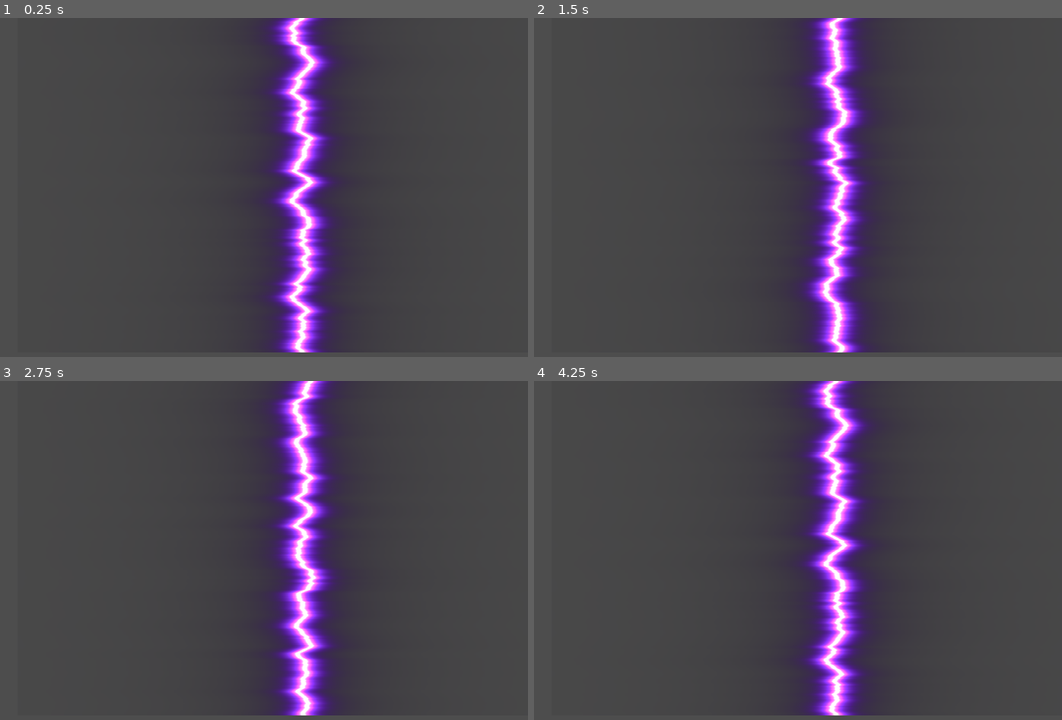
Above: before the commit, frames 1-4 (two rows, left to right).
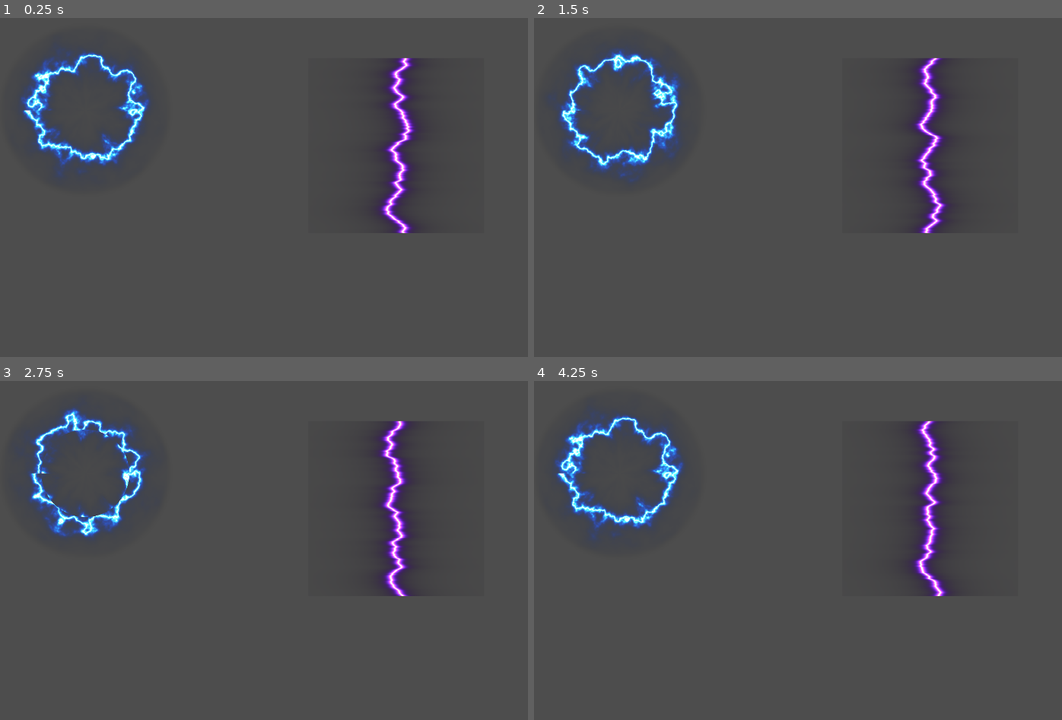
Above: after the commit, the same moments.

Repository: MaulIshak/gamedev-tv
Game: Godot game, scene res://scenes/test.tscn
Same seed, same stepped clock (60 frames per second), same inputs: the game is played once before the commit and once after it. The project has no main scene, so this scene is started directly.
Inputs:
- Up to frame 1 (0.25 s): no input
- Up to frame 2 (1.5 s): hold D (move_right) 0.53-1.28 s; tap Shift (dash) at 0.6, 1.35 s; hold S (move_down) from 1.28 s (still down)
- Up to frame 3 (2.75 s): release S (move_down) at 2.03 s; hold D (move_right) from 2.03 s (still down); tap Shift (dash) at 2.1 s
- Up to frame 4 (4.25 s): release D (move_right) at 2.78 s; hold W (move_up) 2.78-3.53 s; tap Shift (dash) at 2.85, 3.6 s; hold A (move_left) from 3.53 s (still down)

The runs differ from the first frame. In frame 1, 21% of the frame differs, in the area x 3-80%, y 0-99%; in frame 2, 21%; in frame 3, 21%; in frame 4, 21%.

Commit message:
add shockwave shaders

Diff:
--- a/scenes/test.tscn
+++ b/scenes/test.tscn
@@ -1,6 +1,7 @@
 [gd_scene format=3 uid="uid://b3ys4uk5o00ik"]
 
-[ext_resource type="Shader" uid="uid://d3uu24ue8xkaa" path="res://shaders/lightning.gdshader" id="1_errlg"]
+[ext_resource type="Shader" uid="uid://cdg5kdd52iduf" path="res://shaders/shockwave.gdshader" id="1_errlg"]
+[ext_resource type="Shader" uid="uid://d3uu24ue8xkaa" path="res://shaders/lightning.gdshader" id="2_bl13t"]
 
 [sub_resource type="FastNoiseLite" id="FastNoiseLite_errlg"]
 
@@ -11,12 +12,12 @@
 
 [sub_resource type="ShaderMaterial" id="ShaderMaterial_bl13t"]
 shader = ExtResource("1_errlg")
+shader_parameter/glow_color = Color(0.2, 0.6, 2, 1)
+shader_parameter/progress = 0.5750000273125
+shader_parameter/ring_thickness = 0.0150000007125
 shader_parameter/noise_texture = SubResource("NoiseTexture2D_bl13t")
-shader_parameter/lightning_color = Color(0.5, 0.1, 1, 1)
-shader_parameter/speed = 0.75
-shader_parameter/amplitude = 0.05
-shader_parameter/core_thickness = 0.002
-shader_parameter/glow_strength = 0.015
+shader_parameter/distortion_strength = 0.15
+shader_parameter/time_scale = 3.0
 
 [sub_resource type="Gradient" id="Gradient_iyx0m"]
 colors = PackedColorArray(1, 1, 1, 1, 1, 1, 1, 1)
@@ -24,11 +25,31 @@
 [sub_resource type="GradientTexture2D" id="GradientTexture2D_74lek"]
 gradient = SubResource("Gradient_iyx0m")
 
+[sub_resource type="FastNoiseLite" id="FastNoiseLite_bl13t"]
+
+[sub_resource type="NoiseTexture2D" id="NoiseTexture2D_iyx0m"]
+noise = SubResource("FastNoiseLite_bl13t")
+
+[sub_resource type="ShaderMaterial" id="ShaderMaterial_iyx0m"]
+shader = ExtResource("2_bl13t")
+shader_parameter/noise_texture = SubResource("NoiseTexture2D_iyx0m")
+shader_parameter/lightning_color = Color(0.5, 0.1, 1, 1)
+shader_parameter/speed = 1.145
+shader_parameter/amplitude = 0.15
+shader_parameter/core_thickness = 0.002
+shader_parameter/glow_strength = 0.015
+
 [node name="Test" type="Node2D" unique_id=2128953746]
 position = Vector2(1, 0)
 
 [node name="Sprite2D" type="Sprite2D" parent="." unique_id=2093326340]
 material = SubResource("ShaderMaterial_bl13t")
-position = Vector2(241, 128)
-scale = Vector2(7.015625, 4.265625)
+position = Vector2(70, 73)
+scale = Vector2(2.165, 2.165)
 texture = SubResource("GradientTexture2D_74lek")
+
+[node name="Sprite2D2" type="Sprite2D" parent="." unique_id=220324687]
+material = SubResource("ShaderMaterial_iyx0m")
+position = Vector2(315, 100.99999)
+scale = Vector2(2.165, 2.165)
+texture = SubResource("GradientTexture2D_74lek")
--- /dev/null
+++ b/shaders/shockwave.gdshader
@@ -0,0 +1,59 @@
+shader_type canvas_item;
+
+// Menggunakan source_color agar mendukung HDR jika WorldEnvironment Glow diaktifkan
+uniform vec4 glow_color : source_color = vec4(0.2, 0.6, 2.0, 1.0);
+
+// Kontrol utama untuk animasi dari kecil ke besar (0.0 ke 1.0)
+uniform float progress : hint_range(0.0, 1.0) = 0.5;
+
+// Ketebalan dasar dari petir
+uniform float ring_thickness : hint_range(0.001, 0.1) = 0.015;
+
+// Tekstur noise (Gunakan FastNoiseLite di inspector, pastikan Seamless diaktifkan)
+uniform sampler2D noise_texture : repeat_enable;
+uniform float distortion_strength : hint_range(0.0, 1.0) = 0.15;
+uniform float time_scale = 3.0;
+
+void fragment() {
+    // Geser titik tengah UV ke (0, 0)
+    vec2 centered_uv = UV - 0.5;
+
+    // Hitung jarak dari pusat
+    float dist = length(centered_uv);
+
+    // Kalkulasi koordinat polar (sudut) untuk memetakan noise melingkar
+    // atan() mengembalikan nilai dari -PI hingga PI
+    float angle = atan(centered_uv.y, centered_uv.x);
+
+    // Mapping UV untuk noise: X berdasarkan sudut, Y bergerak seiring waktu
+    // Dibagi 6.28318 (2 * PI) untuk menormalkan dari -1.0 hingga 1.0
+    vec2 noise_uv = vec2(angle / 6.28318 + 0.5, dist - TIME * time_scale);
+
+    // Ambil nilai noise (0.0 ke 1.0) dan ubah ke rentang (-1.0 ke 1.0)
+    float noise_val = texture(noise_texture, noise_uv).r * 2.0 - 1.0;
+
+    // Ekspansi radius berdasarkan progress
+    // Dikalikan 0.5 karena rentang maksimum UV dari tengah ke ujung adalah 0.5
+    float current_radius = progress * 0.5;
+
+    // Distorsi jarak matematis. Distorsi juga mengecil jika radius kecil.
+    float distorted_dist = dist + (noise_val * distortion_strength * progress);
+
+    // Teknik Inverse Distance untuk efek neon/glow alami
+    // Menambahkan +0.001 untuk mencegah error pembagian dengan nol (division by zero)
+    float glow = ring_thickness / abs(distorted_dist - current_radius + 0.001);
+
+    // Masking: hilangkan di bagian tengah, pudarkan saat progress mencapai 1.0
+    float alpha_mask = smoothstep(0.0, 0.1, progress) * smoothstep(1.0, 0.8, progress);
+
+    // Masking tepi: pastikan efek tidak terpotong kasar di ujung quad/sprite
+    float edge_mask = smoothstep(0.5, 0.45, dist);
+
+    glow *= alpha_mask * edge_mask;
+
+    // Output akhir. Warna RGB bisa menembus >1.0 untuk efek bloom/Glow
+    vec3 final_color = glow_color.rgb * glow;
+
+    // Alpha di-clamp di 1.0 agar blending transparansi tetap logis
+    COLOR = vec4(final_color, min(glow, 1.0) * glow_color.a);
+}
Not shown, added: shaders/shockwave.gdshader.uid
